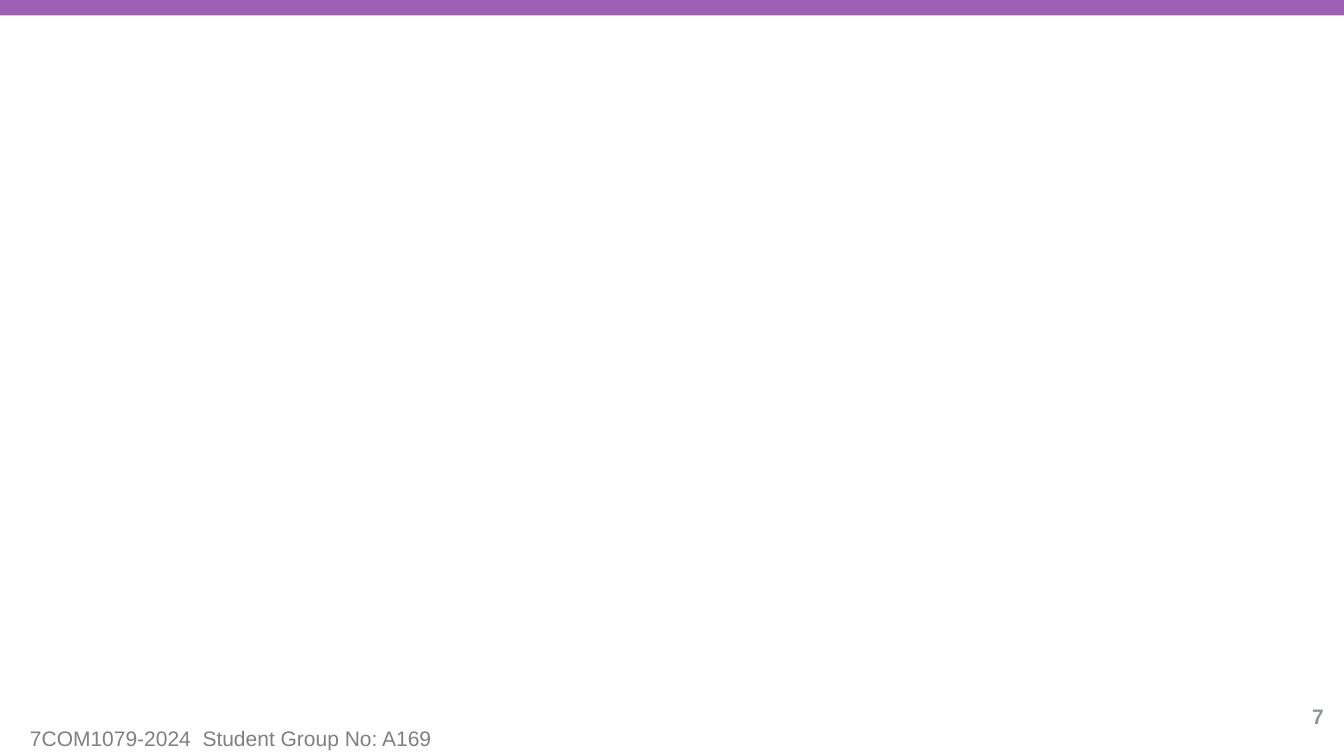
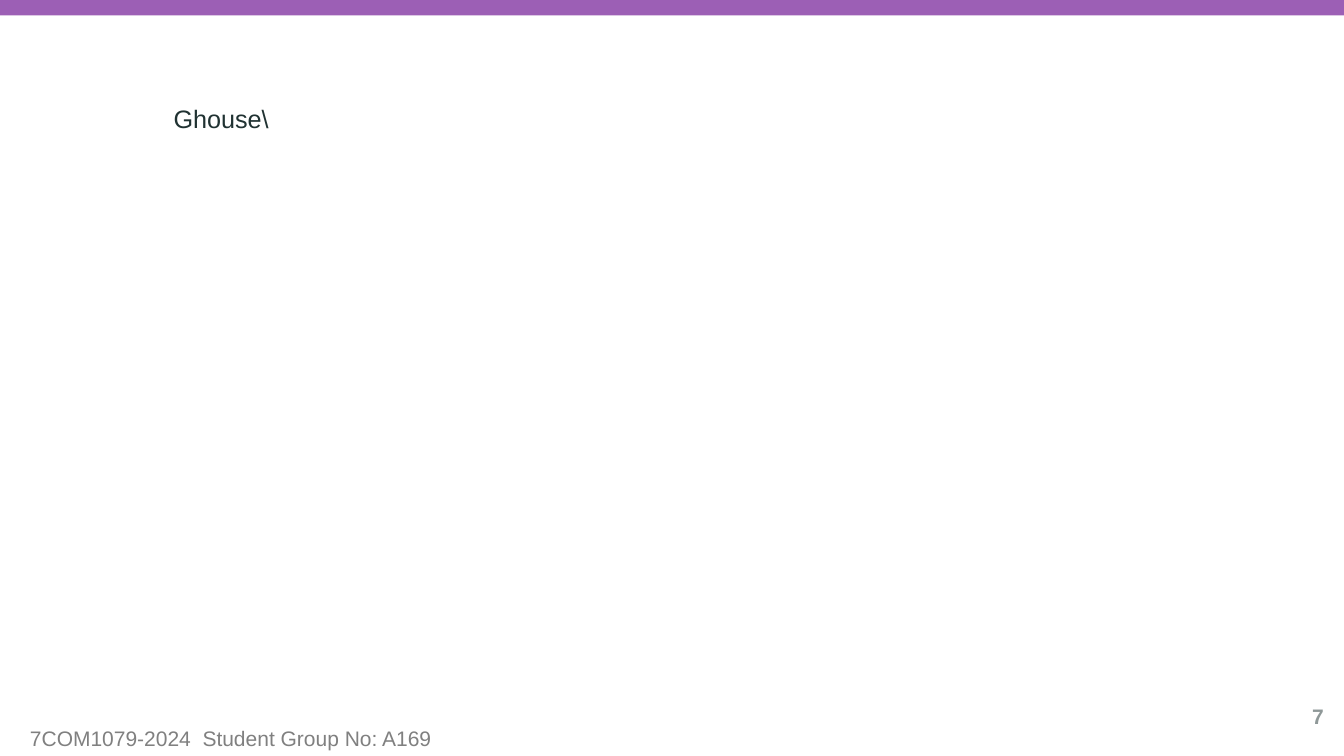
Before and after one commit to esu0hg/Group_A169, a slide deck: slide 7 of Presentation/reseach_question_presentation_template.pptx. Drawn at 1344x756 pixels with LibreOffice and Linux fonts; fonts in the diff are those of the drawing; background and template pictures are left out. Boxes give left, top, right and bottom in pixels: in the first picture for what was removed or moved away, otherwise in the second. Text is boxed around its words. In the diff, an @@ line names an element or a change of style, - is before the commit and + after.

Commit message:
trial

```diff
--- a/Presentation/reseach_question_presentation_template.pptx
+++ b/Presentation/reseach_question_presentation_template.pptx
@@ text added at box(174, 109, 269, 129), 18 pt, text #203232 @@
+Ghouse\
```
